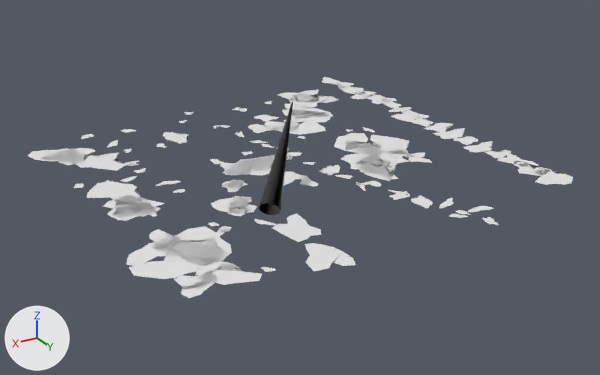
What one commit did to the OBJ model Assets/models/maps/riverside/riverside_patches.obj.
One viewpoint serves both versions: a 50 mm camera at (3826.0, 4086.0, 2613.0) aimed at (522.0, -1421.0, -141.0). Every picture has the same lights, and +X, +Y and +Z are marked at lower left. The first picture is the older version. Materials are left out; every surface is plain grey. Where no turn or scale is listed for an object, it has been applied to the vertices. Vertices at exactly the same position are counted once.

Before the edit, the objects in view are built like this:
```python
me_riverside_patches = bpy.data.meshes.new('riverside_patches')
me_riverside_patches.from_pydata(...)  # 1860 vertices, 1628 faces; spans x -1216.0..2374.0, y -3478.0..333.0, z -69.0..576.0
# faces by material slot: [40, 204, 784, 600]
me_riverside_patches.materials.append(mat_rs_beam)
me_riverside_patches.materials.append(mat_rs_mud)
me_riverside_patches.materials.append(mat_rs_water)
me_riverside_patches.materials.append(mat_rs_yard)
ob_riverside_patches = bpy.data.objects.new('riverside_patches', me_riverside_patches)
ob_riverside_patches.location = (0.0, 0.0, 0.0)
```
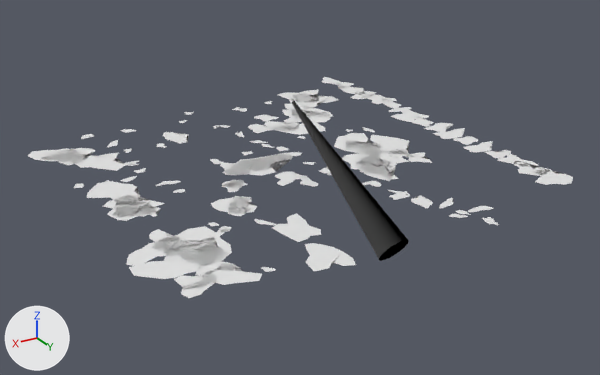
Diff of the bpy script that builds the scene:
```diff
--- a/Assets/models/maps/riverside/riverside_patches.obj.py
+++ b/Assets/models/maps/riverside/riverside_patches.obj.py
@@ me_riverside_patches @@
 # used by ob_riverside_patches; location = (0.0, 0.0, 0.0)
-me_riverside_patches.from_pydata(...)  # 1860 vertices, 1628 faces; spans x -1216.0..2374.0, y -3478.0..333.0, z -69.0..576.0
+me_riverside_patches.from_pydata(...)  # 1868 vertices, 1680 faces; spans x -1216.0..2374.0, y -3478.0..333.0, z -395.0..584.0
+# me_riverside_patches part 1: a new loose piece of 48 vertices spanning x 227.0..528.0, y -1550.0..-247.0, z -395.0..584.0
+# me_riverside_patches part 2
+# 40 vertices are removed from x 517.0..1168.0, y -1548.0..-835.0, z -69.0..576.0
+# 40 faces are deleted
```

What differs and where, as boxes [x1, y1, x2, y2] in the pictures (600 x 375 px):
part 1 of me_riverside_patches, added: after [292, 101, 409, 261]
part 2 of me_riverside_patches, deleted: before [259, 102, 293, 215]
